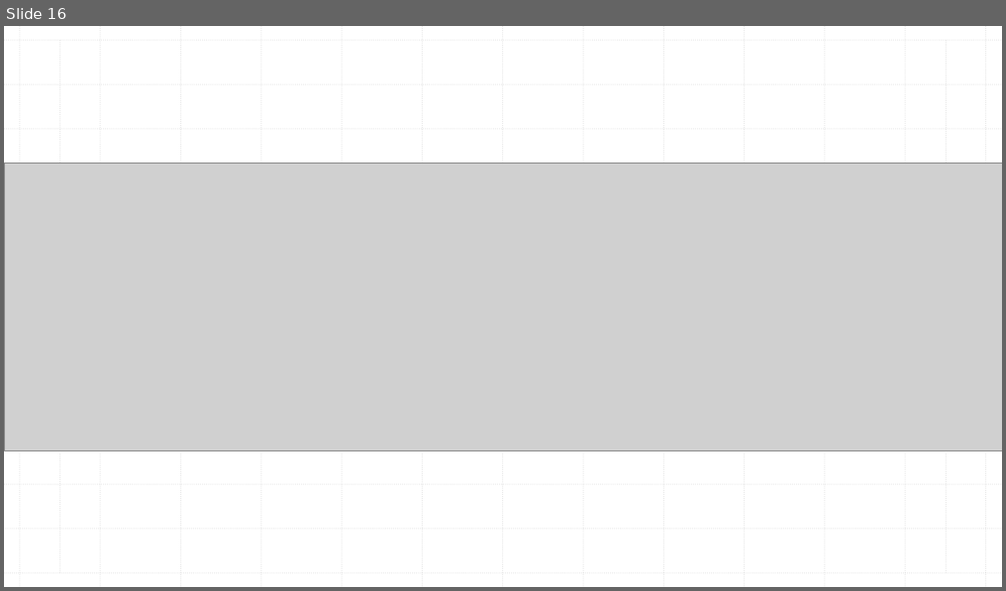
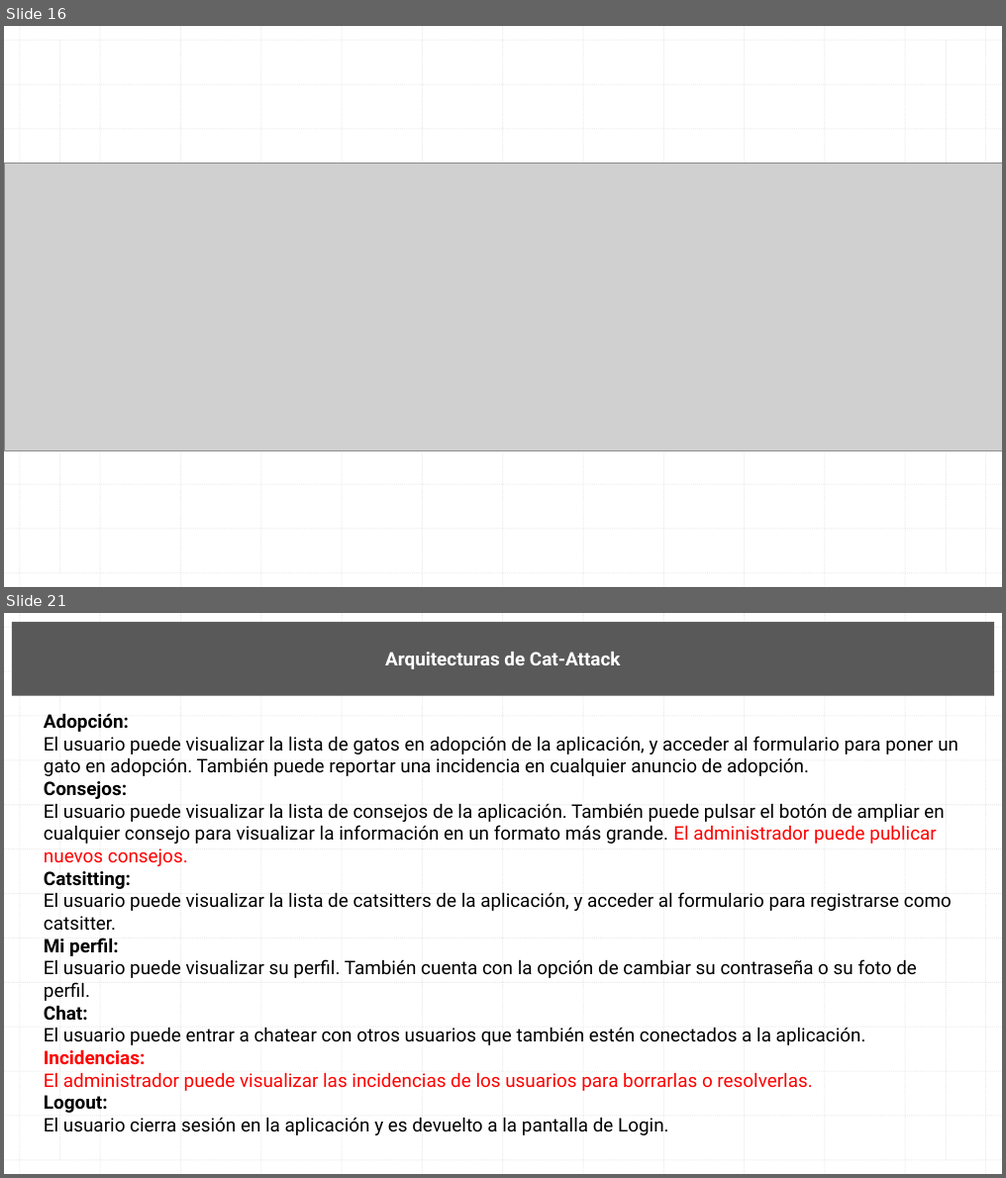
Before and after one commit to AndresIturria/Cat-Attack, a slide deck: Docs/Documento de diseño Cat-Attack.pptx. Shown one above the other, each under a label of ours: slide 16 before the commit, slides 16 and 21 after it; the slides between them are not shown. The pictures are 1006x591 and 1006x1178 pixels, drawn with LibreOffice and Linux fonts; fonts in the diff are those of the drawing; grey boxes stand for pictures. Boxes give left, top, right and bottom in pixels: in the first picture for what was removed or moved away, otherwise in the second. Text is boxed around its words. In the diff, an @@ line names an element or a change of style, - is before the commit and + after.

Commit message:
Commit final: correcciones en los docs. Cambios en guest para no poder acceder al chat ni enviar incidencias.

```diff
--- a/Docs/Documento de diseño Cat-Attack.pptx
+++ b/Docs/Documento de diseño Cat-Attack.pptx
@@ slide 21 added at (4,613,1002,1174), background #FFFFFF; not listed: 28 template elements that a slide beside it also shows @@
@@ rectangle added at (12,622,994,696), fill #595959, 18 pt, text #FFFFFF, bold @@
+Arquitecturas de Cat-Attack
@@ text added at (44,713,958,1136), 18 pt, text #000000 @@
+Adopción:
+El usuario puede visualizar la lista de gatos en adopción de la aplicación, y acceder al formulario para poner un gato en adopción. También puede reportar una incidencia en cualquier anuncio de adopción.
+Consejos:
+El usuario puede visualizar la lista de consejos de la aplicación. También puede pulsar el botón de ampliar en cualquier consejo para visualizar la información en un formato más grande. El administrador puede publicar nuevos consejos.
+Catsitting:
+El usuario puede visualizar la lista de catsitters de la aplicación, y acceder al formulario para registrarse como catsitter.
+Mi perfil:
+El usuario puede visualizar su perfil. También cuenta con la opción de cambiar su contraseña o su foto de perfil.
+Chat:
+El usuario puede entrar a chatear con otros usuarios que también estén conectados a la aplicación.
+Incidencias:
+El administrador puede visualizar las incidencias de los usuarios para borrarlas o resolverlas.
+Logout:
+El usuario cierra sesión en la aplicación y es devuelto a la pantalla de Login.
```
Also in this commit, not shown: 1 slide changed, 4 other slides added, 9 other files.
